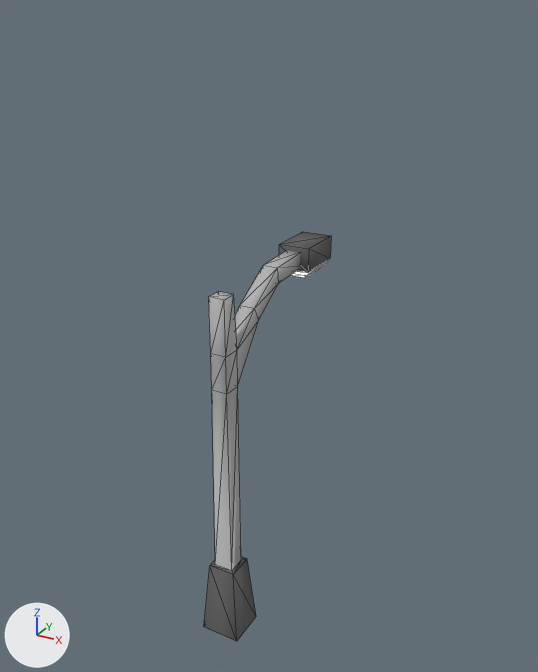
An edit to the glTF model assets/models/imported/light_pole.glb, drawn before and after from the same camera.
Rendered twice from a 50 mm lens placed at (37.7, -58.6, 68.5), pointed at (-0.2, 10.2, 34.1). The lights are fixed; the arrows at lower left show +X, +Y and +Z. Mesh edges are drawn as thin lines. Vertices at the same position are counted once.
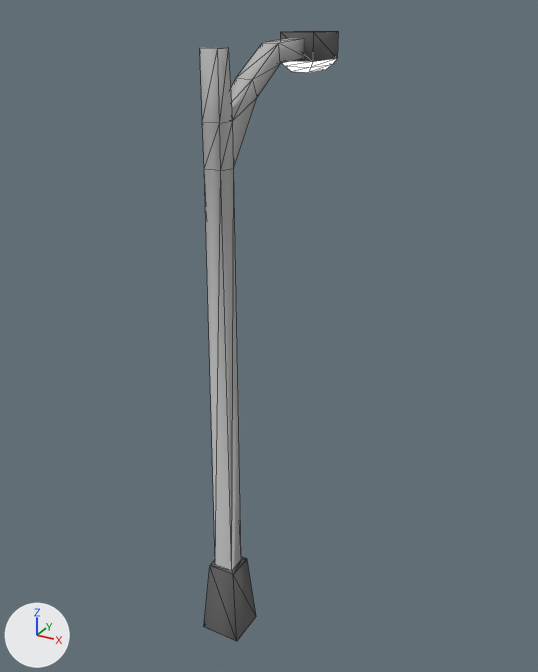
Changed parts and their boxes (x1, y1, x2, y2) in the pictures (538 x 672 px; the box of a moved part takes in the faces that stretch with it):
'Cube', reshaped (9% wider, 49% taller)
    before: (204, 232, 331, 641)
    after: (200, 30, 338, 641)
part 1 of me_cube, moved or reshaped
    before: (279, 232, 331, 278)
    after: (280, 30, 338, 72)
part 2 of me_cube, moved or reshaped
    before: (209, 251, 300, 565)
    after: (200, 38, 304, 565)

The change in detail:
me_cube has 52 vertices, 94 faces and spans x -2.4..2.4, y -2.3..21.9, z 0.0..43.3.
me_cube is used by ob_cube; location (0.0, 0.0, 0.0).
me_cube part 1: the loose piece of 16 vertices spanning x -1.9..2.0, y 15.7..21.9, z 39.4..43.3 is moved by (0.0, 0.0, 23.0).
me_cube part 2: all 24 vertices in x -0.9..0.9, y -0.9..16.4, z 31.9..42.7 are moved by (0.0, 0.0, 23.0).
